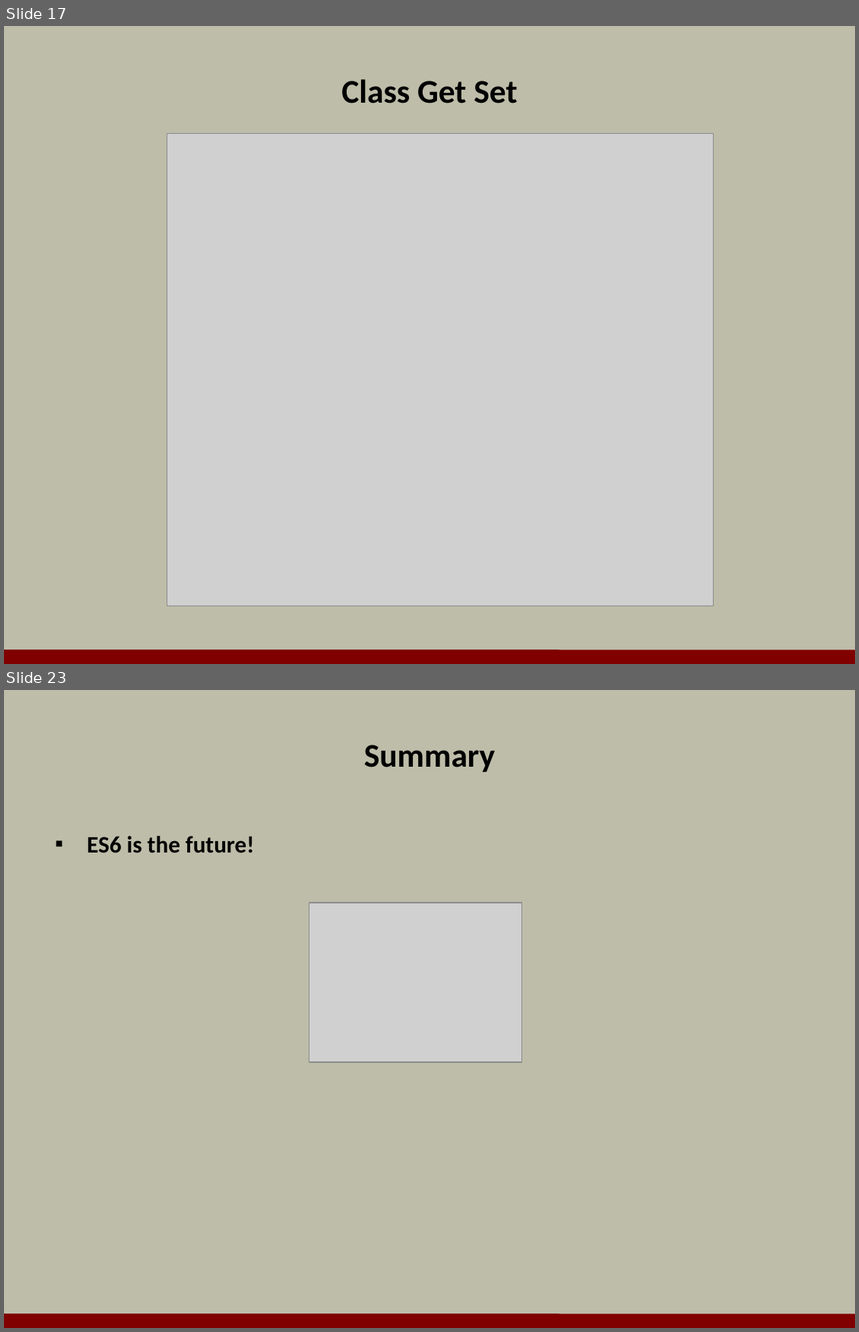
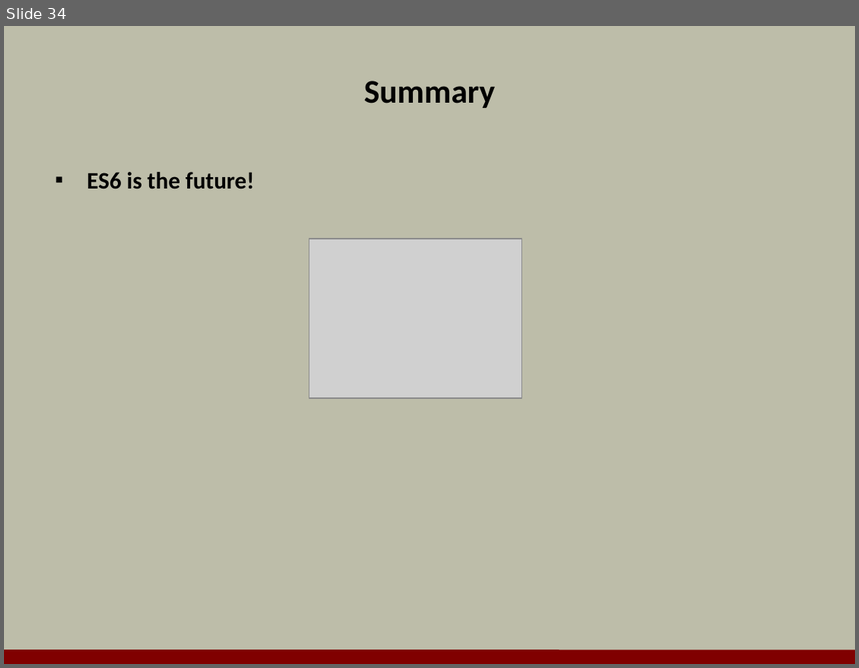
Before and after one commit to OdeToCode/classes, a slide deck: angularjs/slides/11_es6.pptx. Shown one above the other, each under a label of ours: slides 17 and 23 before the commit, slide 34 after it; the slides between them are not shown. The pictures are 859x1332 and 859x668 pixels, drawn with LibreOffice and Linux fonts; fonts in the diff are those of the drawing; grey boxes stand for pictures; background and template pictures are left out. Boxes give left, top, right and bottom in pixels: in the first picture for what was removed or moved away, otherwise in the second. Text is boxed around its words. In the diff, an @@ line names an element or a change of style, - is before the commit and + after.

```diff
--- a/angularjs/slides/11_es6.pptx
+++ b/angularjs/slides/11_es6.pptx
@@ slide 17 removed at bbox=[4, 26, 855, 664], background #BDBDA9; not listed: 1 template element that a slide beside it also shows @@
@@ title removed at bbox=[341, 79, 517, 104] @@
-Class Get Set
@@ picture removed at bbox=[167, 134, 714, 607] @@
@@ what was slide 23 is now slide 34 @@
```
Also in this commit, not shown: 6 slides changed, 24 slides added, 12 other slides removed, 1 other file.
